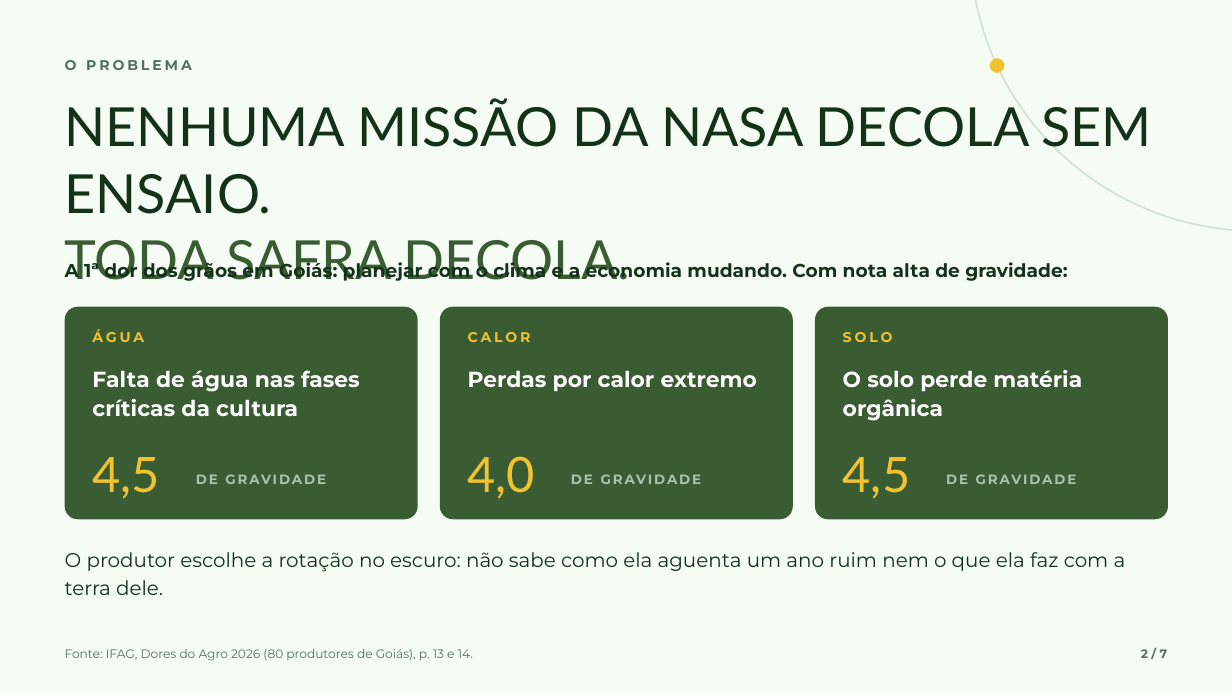
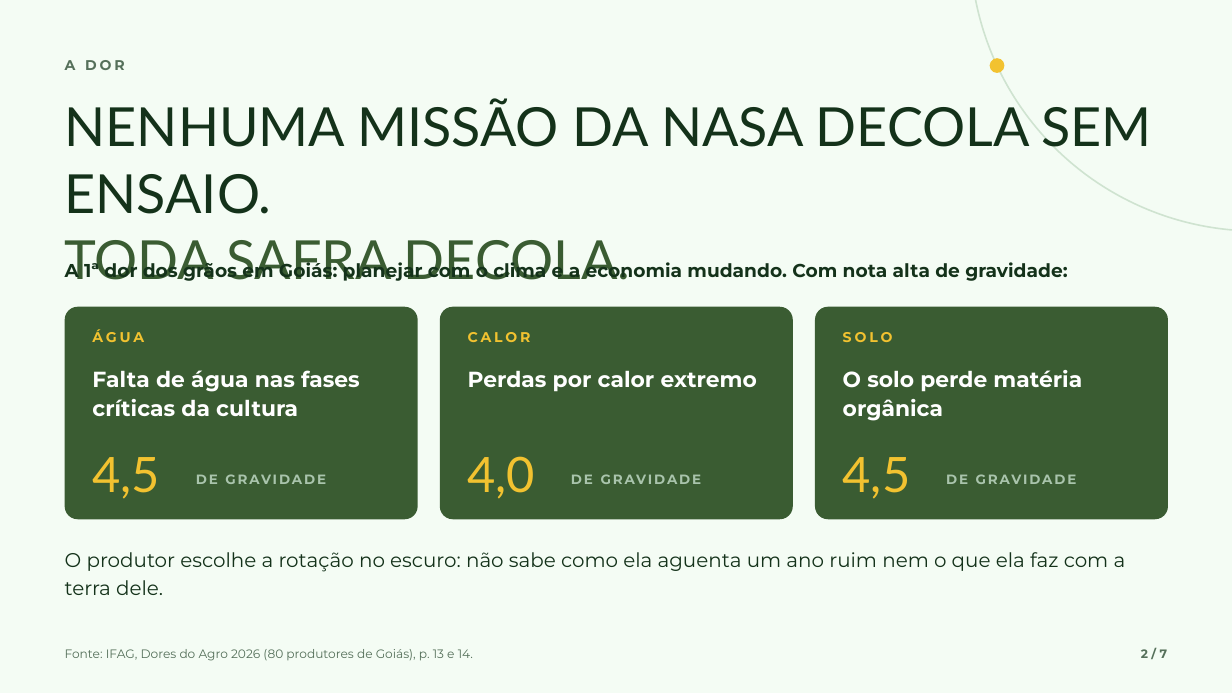
Before and after one commit to AyuHamano/nasa-agriculture-decision-system, a slide deck: slide 2 of docs/orbita/pitch/slides-pt.pptx. Drawn at 1232x693 pixels with LibreOffice and Linux fonts; fonts in the diff are those of the drawing. Boxes give left, top, right and bottom in pixels: in the first picture for what was removed or moved away, otherwise in the second. Text is boxed around its words. In the diff, an @@ line names an element or a change of style, - is before the commit and + after.

```diff
--- a/docs/orbita/pitch/slides-pt.pptx
+++ b/docs/orbita/pitch/slides-pt.pptx
@@ text at bbox=[65, 60, 125, 70]: text changed @@
-O PROBLEMA
+A DOR
```
Also in this commit, not shown: 2 other slides changed, 3 slides added, 3 slides removed, 6 other files.
